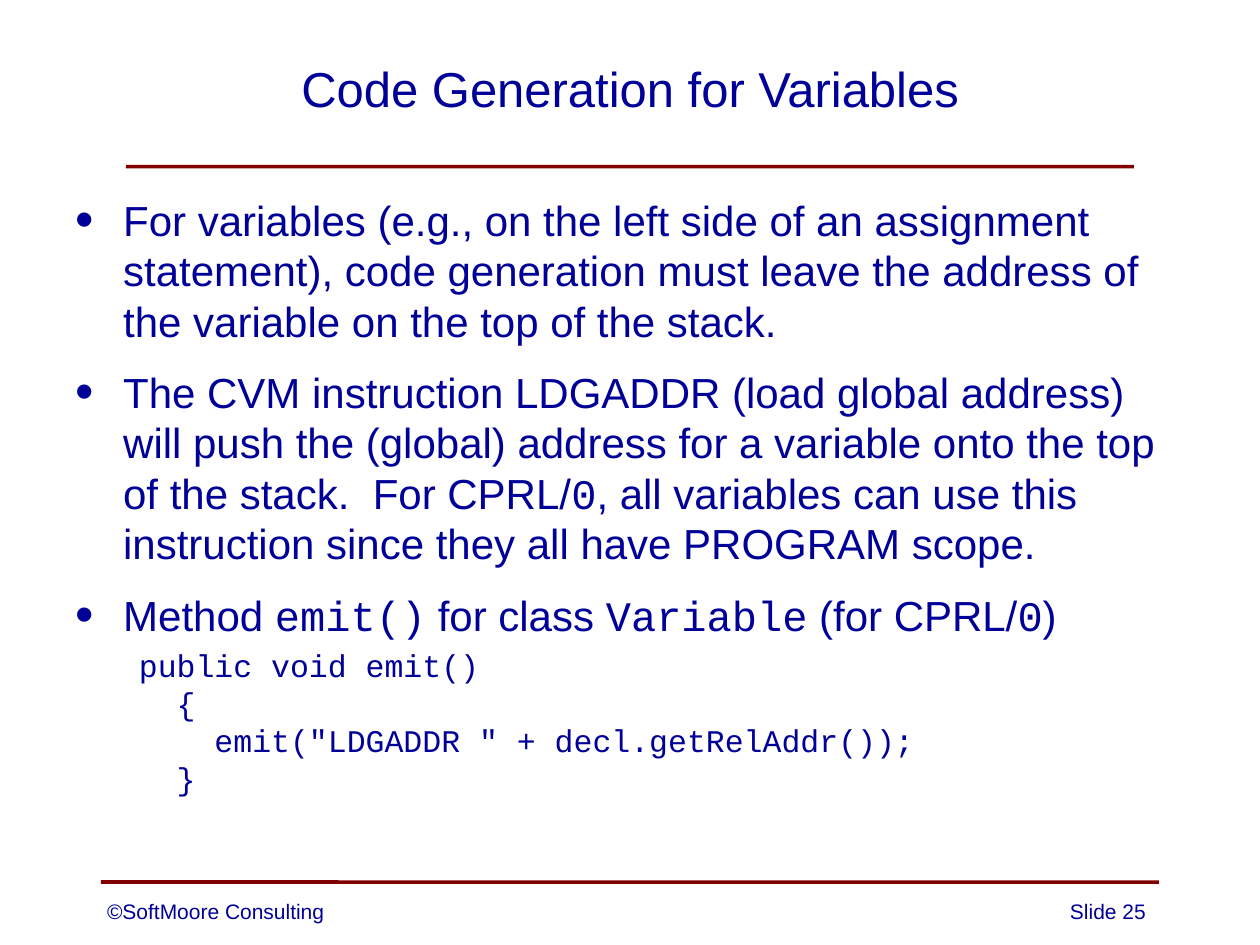
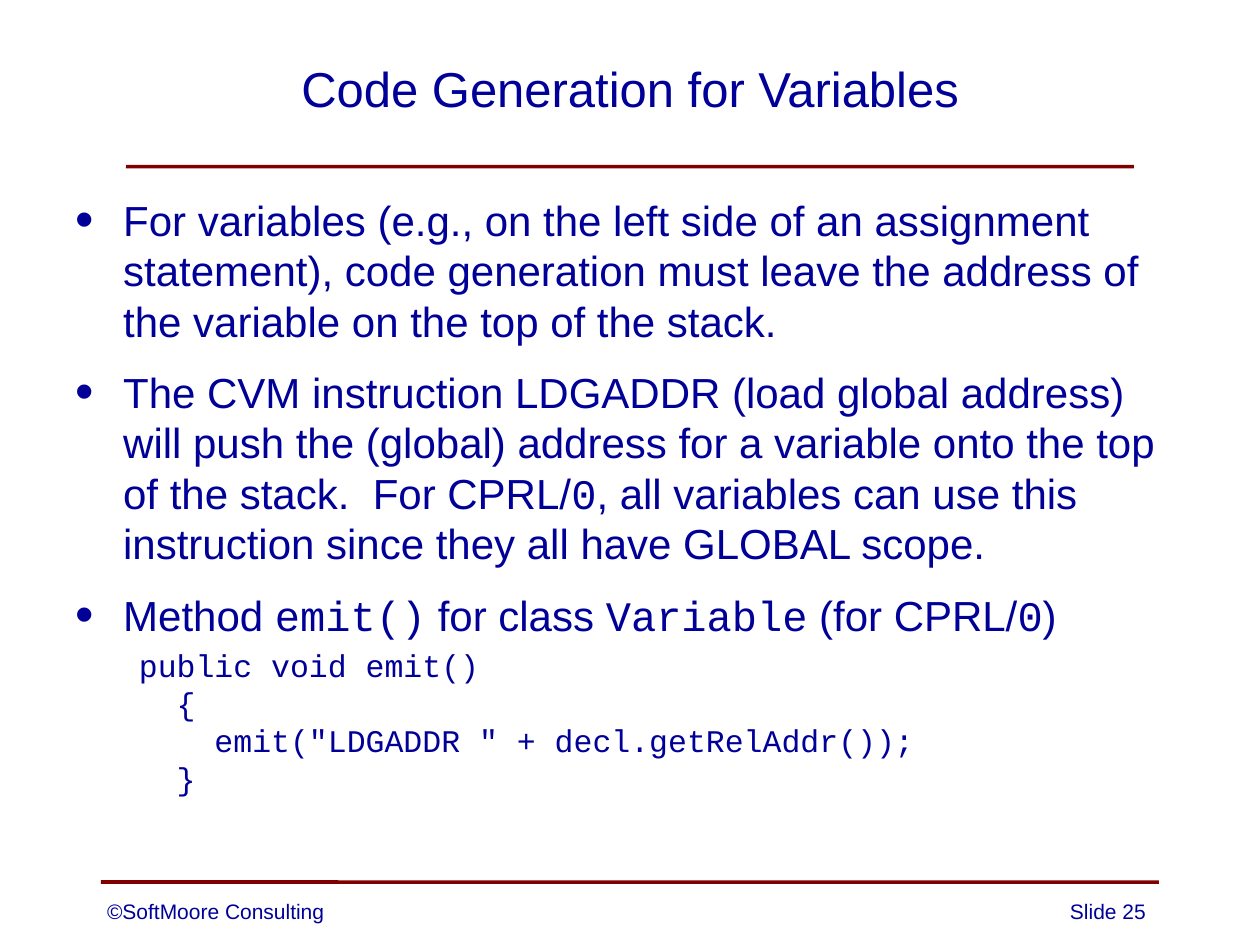
Before and after one commit to SoftMoore/CPRL-Java-3rd, a slide deck: slide 25 of PowerPoints/11 - Code Generation.pptx. Drawn at 1260x945 pixels with LibreOffice and Linux fonts; fonts in the diff are those of the drawing. Boxes give left, top, right and bottom in pixels: in the first picture for what was removed or moved away, otherwise in the second. Text is boxed around its words. In the diff, an @@ line names an element or a change of style, - is before the commit and + after.

```diff
--- a/PowerPoints/11 - Code Generation.pptx
+++ b/PowerPoints/11 - Code Generation.pptx
@@ text at (x1=123, y1=377, x2=1154, y2=568): text changed @@
-• The CVM instruction LDGADDR (load global address) will push the (global) address for a variable onto the top of the stack. For CPRL/0, all variables can use this instruction since they all have PROGRAM scope.
+• The CVM instruction LDGADDR (load global address) will push the (global) address for a variable onto the top of the stack. For CPRL/0, all variables can use this instruction since they all have GLOBAL scope.
```
Also in this commit, not shown: 1 other slide changed.
